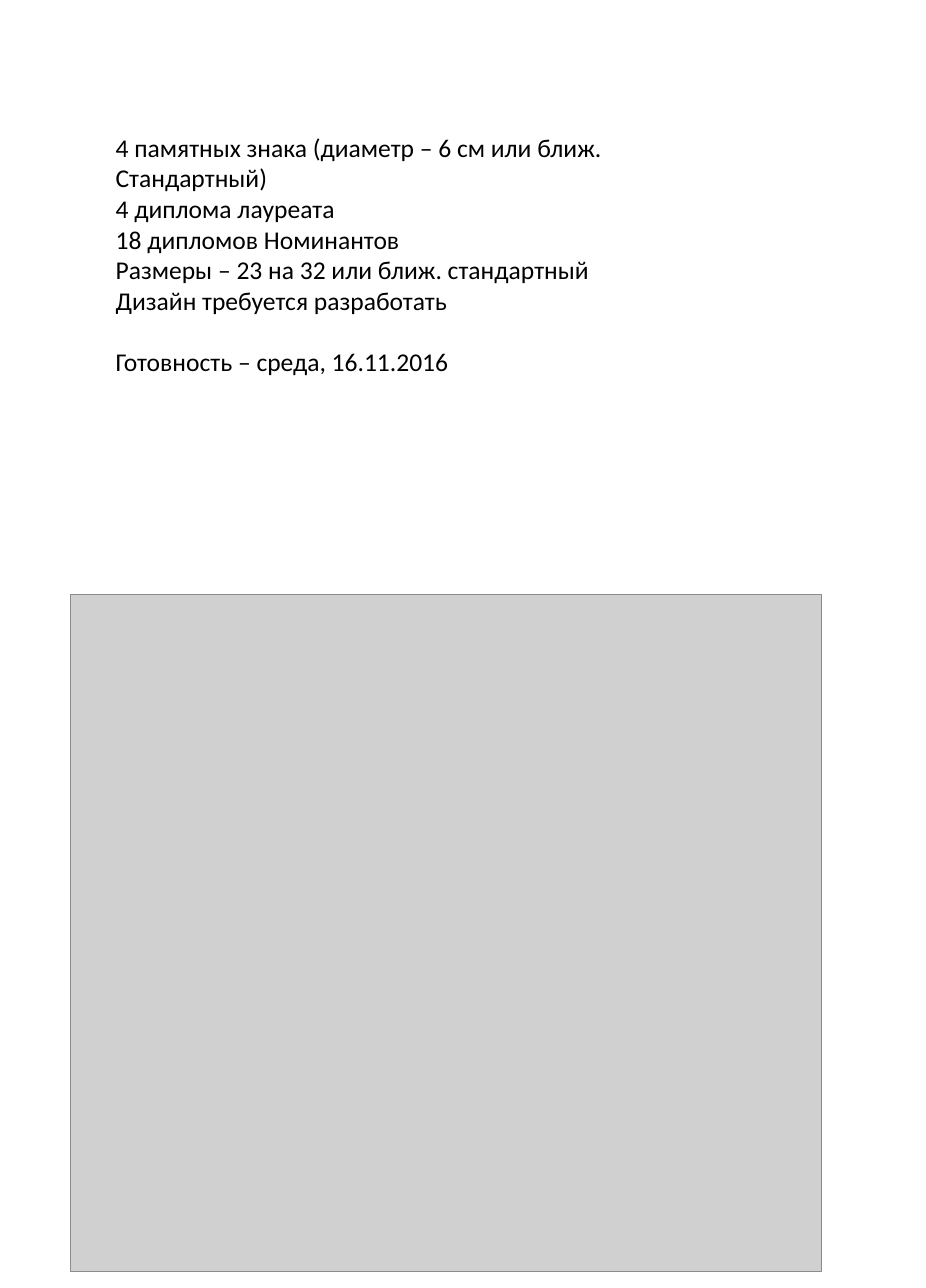
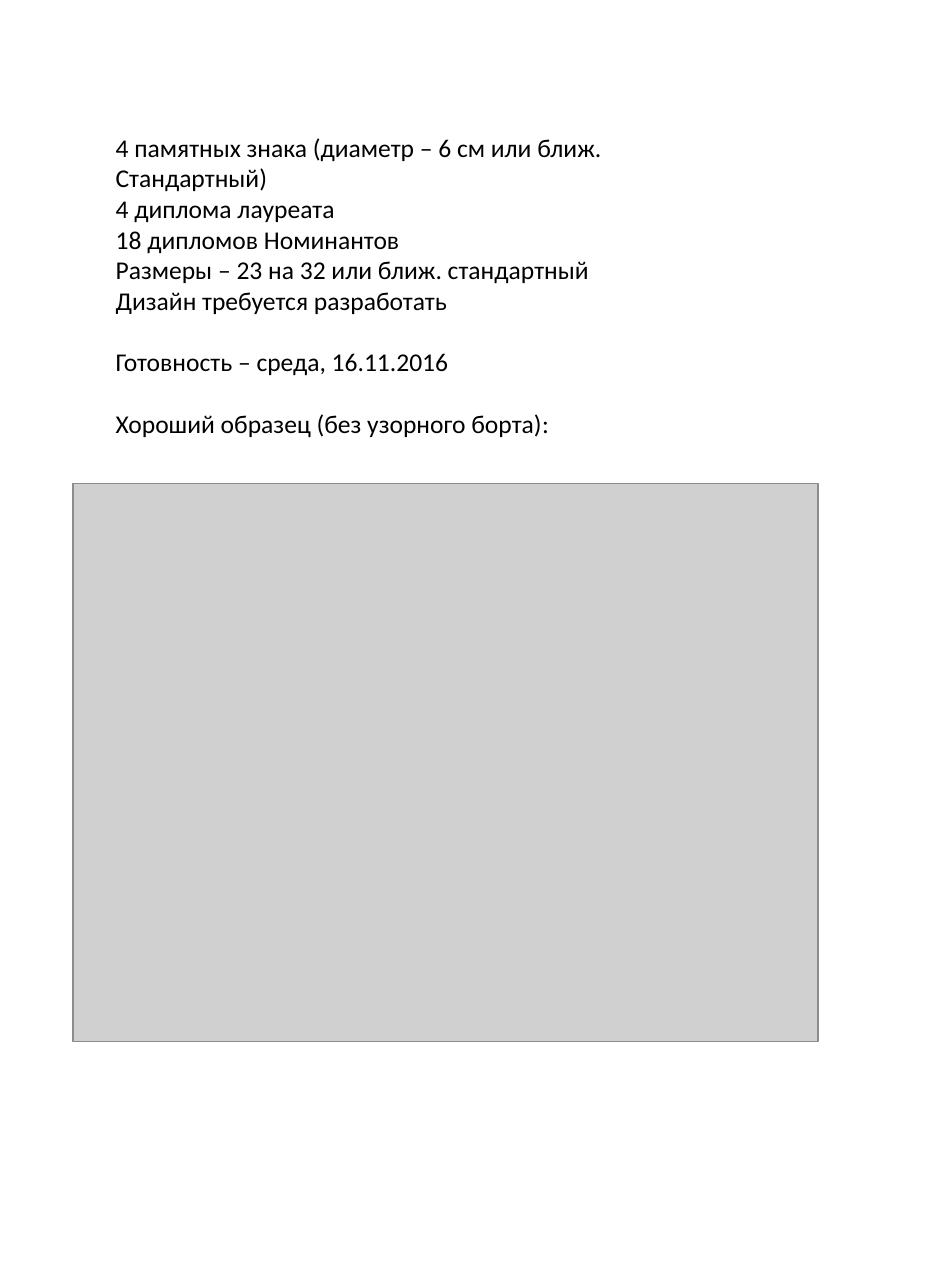
Before and after one commit to dennisd1/gosprize, a slide deck: slide 4 of assets/award.pptx (slide 1 before the commit). Drawn at 926x1288 pixels with LibreOffice and Linux fonts; fonts in the diff are those of the drawing; grey boxes stand for pictures. Boxes give left, top, right and bottom in pixels: in the first picture for what was removed or moved away, otherwise in the second. Text is boxed around its words. In the diff, an @@ line names an element or a change of style, - is before the commit and + after.

```diff
--- a/assets/award.pptx
+++ b/assets/award.pptx
@@ text at [116,414,549,438]: paragraph added @@
+Хороший образец (без узорного борта):
@@ picture: place and size @@
-picture at [71,594,821,1271]
+picture at [73,483,818,1041]
```
Also in this commit, not shown: 3 slides added, 4 other files.
